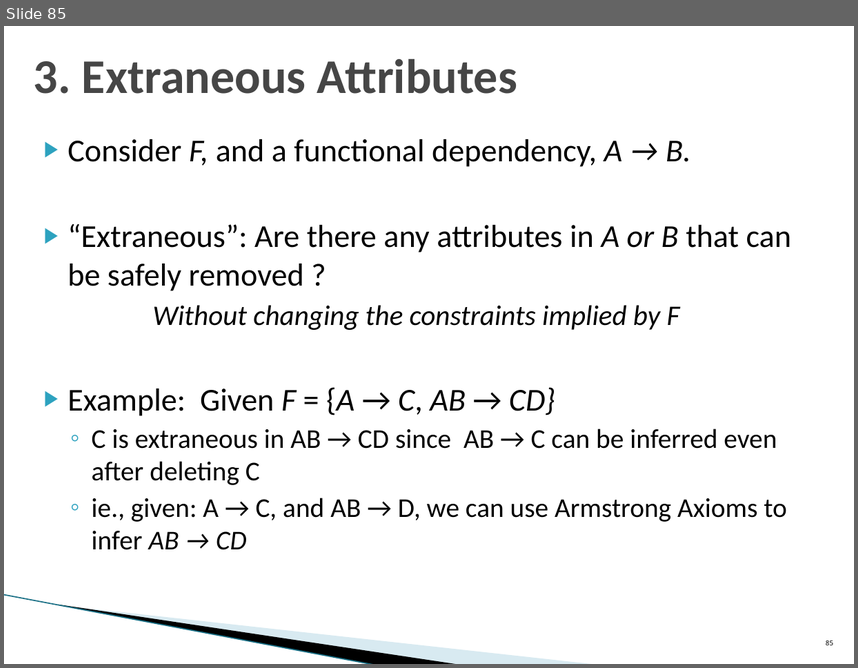
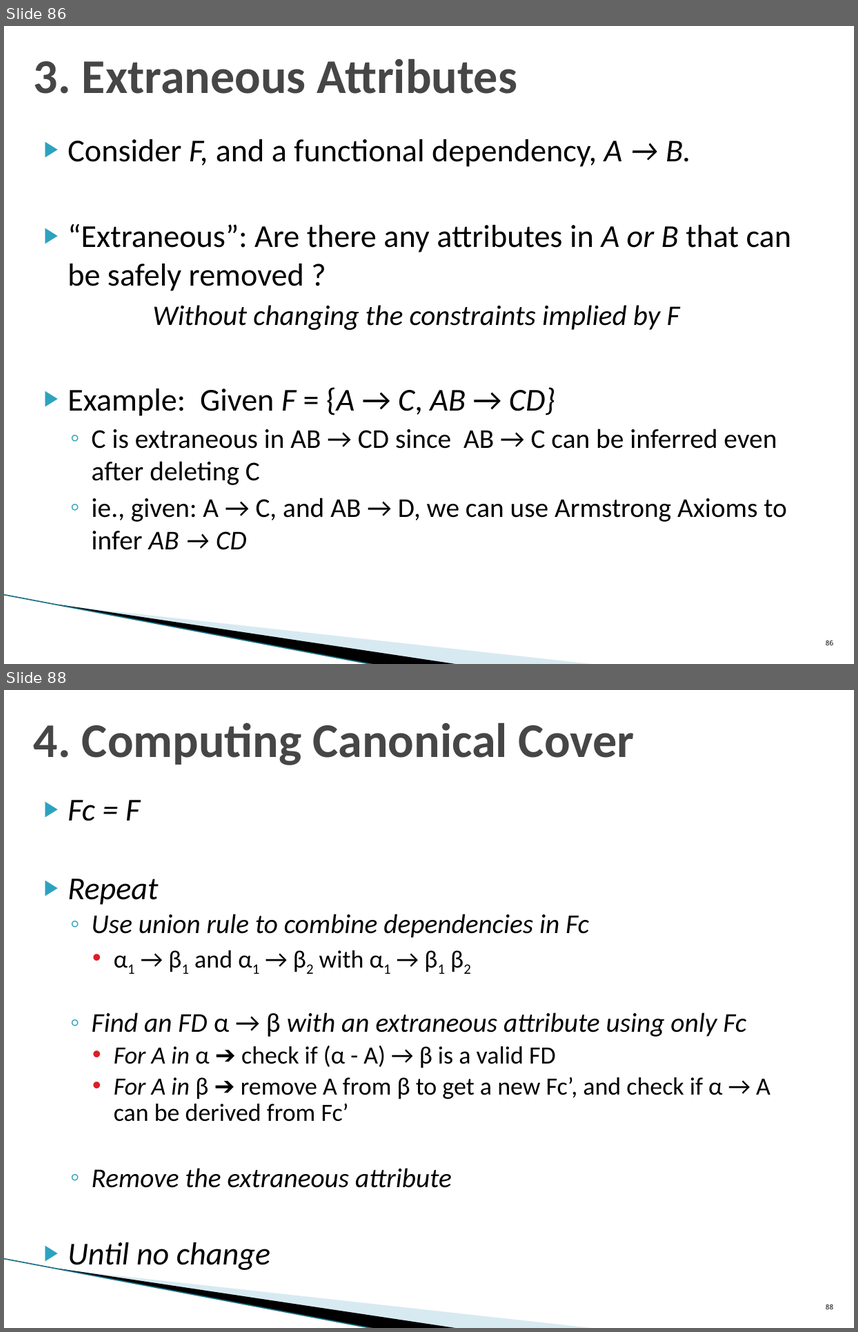
Before and after one commit to umddb/cmsc424-spring2024, a slide deck: Slides/03-E-R-Normalization.pptx. Shown one above the other, each under a label of ours: slide 85 before the commit, slides 86 and 88 after it; the slides between them are not shown. The pictures are 858x668 and 858x1332 pixels, drawn with LibreOffice and Linux fonts; fonts in the diff are those of the drawing; background and template pictures are left out. Boxes give left, top, right and bottom in pixels: in the first picture for what was removed or moved away, otherwise in the second. Text is boxed around its words. In the diff, an @@ line names an element or a change of style, - is before the commit and + after.

```diff
--- a/Slides/03-E-R-Normalization.pptx
+++ b/Slides/03-E-R-Normalization.pptx
@@ slide 88 added at box(4, 690, 854, 1328), background #FFFFFF; not listed: 3 template elements that a slide beside it also shows @@
@@ title added at box(34, 722, 634, 765), 41 pt, text #464646, bold @@
+4. Computing Canonical Cover
@@ text added at box(67, 800, 771, 1272), 21 pt, text #000000, italic @@
+▶ Fc = F
+▶ Repeat
+  ◦ Use union rule to combine dependencies in Fc
+    • α1 → β1 and α1 → β2 with α1 → β1 β2
+  ◦ Find an FD α → β with an extraneous attribute using only Fc
+    • For A in α ➔ check if (α - A) → β is a valid FD
+    • For A in β ➔ remove A from β to get a new Fc’, and check if α → A can be derived from Fc’
+  ◦ Remove the extraneous attribute
+▶ Until no change
@@ page number added at box(826, 1304, 834, 1309), 10 pt, text #000000 @@
+88
@@ what was slide 85 is now slide 86 @@
@@ page number at box(826, 639, 834, 645): text changed @@
-85
+86
```
Also in this commit, not shown: 4 slides changed, 10 other slides added, 2 other files.
